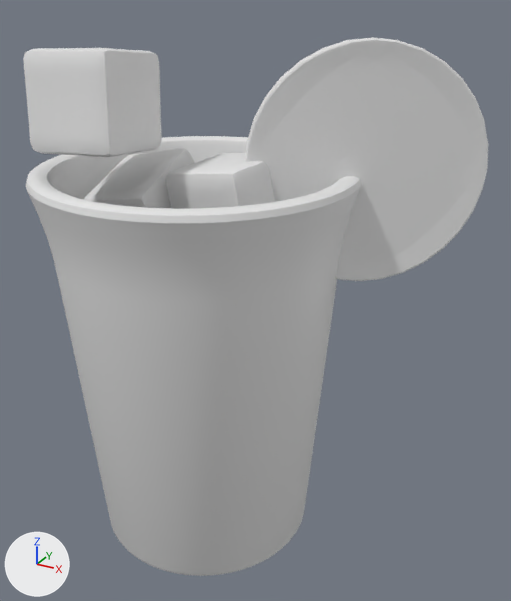
Renders of the OBJ model public/assets/drink-baked/blog0059.obj from each side of a commit.
Rendered twice from a camera (50 mm lens) standing at (3.42, -5.14, 5.12) and looking at (0.53, 0.1, 2.5). The axes (+X, +Y, +Z) are drawn at lower left. The lights are the same throughout. The first picture is the older version. Where no turn or scale is listed for an object, it has been applied to the vertices.
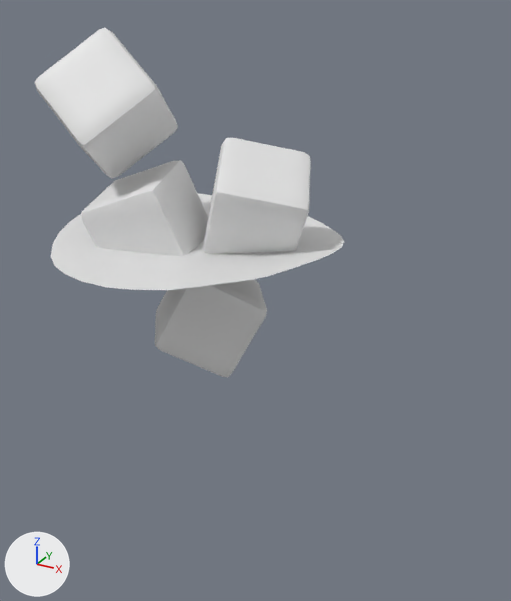
What differs and where, as boxes (x1, y1, x2, y2) in the pictures (511 x 601 px; the box of a moved part takes in the faces that stretch with it):
'Cylinder', deleted: before (26, 136, 361, 576)
'Circle.001', deleted: before (245, 37, 488, 281)
'Cube.003', reshaped (37% taller): before (23, 48, 162, 157); after (35, 28, 178, 178)
'Cube.002', reshaped: before (166, 153, 275, 209); after (203, 138, 311, 272)
'Cube.001', reshaped: before (84, 148, 195, 208); after (81, 160, 208, 256)
part 1 of me_cube, moved or reshaped (not visible before): after (155, 279, 267, 377)
part 5 of me_plane, moved or reshaped (not visible before): after (51, 194, 344, 290)

What changed in the scene script:
```text
Change me_cube:
    used by ob_cube; location = (0.0, 0.0, 0.0)
    remove me_cube.from_pydata(...)  # 386 vertices, 384 faces; spans x -0.628..0.65, y -0.625..0.62, z 1.798..2.879
    add me_cube.from_pydata(...)  # 386 vertices, 384 faces; spans x -0.568..0.682, y -0.554..0.634, z 1.773..2.813
    me_cube part 1: the whole mesh is multiplied about its middle by the matrix ((-0.952, -0.299, 0.071), (-0.038, 0.346, 0.938), (-0.305, 0.89, -0.34)), then moved by (0.046, 0.042, -0.046)
Change me_cube_001:
    used by ob_cube_001; location = (0.0, 0.0, 0.0)
    remove me_cube_001.from_pydata(...)  # 386 vertices, 384 faces; spans x -0.948..-0.013, y -0.556..0.494, z 2.703..3.813
    add me_cube_001.from_pydata(...)  # 386 vertices, 384 faces; spans x -0.998..0.104, y -0.647..0.388, z 2.63..3.689
    me_cube_001 part 2: the whole mesh is multiplied about its middle by the matrix ((0.958, -0.213, -0.19), (0.252, 0.943, 0.216), (0.133, -0.255, 0.958)), then moved by (0.033, -0.099, -0.099)
Change me_cube_002:
    used by ob_cube_002; location = (0.0, 0.0, 0.0)
    remove me_cube_002.from_pydata(...)  # 386 vertices, 384 faces; spans x -0.105..0.883, y -0.473..0.442, z 2.936..3.865
    add me_cube_002.from_pydata(...)  # 386 vertices, 384 faces; spans x -0.096..1.085, y -0.398..0.781, z 2.816..3.936
    me_cube_002 part 3: the whole mesh is multiplied about its middle by the matrix ((0.163, -0.91, 0.382), (-0.205, -0.41, -0.889), (0.965, 0.066, -0.254)), then moved by (0.105, 0.207, -0.025)
Change me_cube_003:
    used by ob_cube_003; location = (0.0, 0.0, 0.0)
    remove me_cube_003.from_pydata(...)  # 386 vertices, 384 faces; spans x -1.046..-0.164, y -1.001..-0.086, z 3.836..4.726
    add me_cube_003.from_pydata(...)  # 386 vertices, 384 faces; spans x -1.365..-0.165, y -0.772..0.388, z 3.549..4.832
    me_cube_003 part 4: the whole mesh is multiplied about its middle by the matrix ((0.619, -0.304, -0.724), (0.535, 0.838, 0.105), (0.575, -0.452, 0.681)), then moved by (-0.16, 0.352, -0.091)
Change me_plane:
    used by ob_plane; location = (0.0, 0.0, 0.0)
    remove me_plane.from_pydata(...)  # 252 vertices, 74 faces; spans x -1.31..1.31, y -1.3..1.3, z 3.01..3.16
    add me_plane.from_pydata(...)  # 212 vertices, 155 faces; spans x -1.31..1.31, y -1.31..1.31, z 3.0..3.15
    me_plane part 5: 4 vertices moved within x -1.17..1.17, y -1.3..1.3, z 3.04..3.15; 204 vertices removed from x -1.31..1.31, y -1.3..1.3, z 3.01..3.16; 164 vertices added at x -1.29..1.29, y -1.31..1.31, z 3.0..3.15
Remove ob_circle_001:
    ob_circle_001 = bpy.data.objects.new('Circle.001', me_circle_001)
    ob_circle_001.location = (0.0, 0.0, 0.0)
Remove ob_cylinder:
    ob_cylinder = bpy.data.objects.new('Cylinder', me_cylinder)
    ob_cylinder.location = (0.0, 0.0, 0.0)
```
